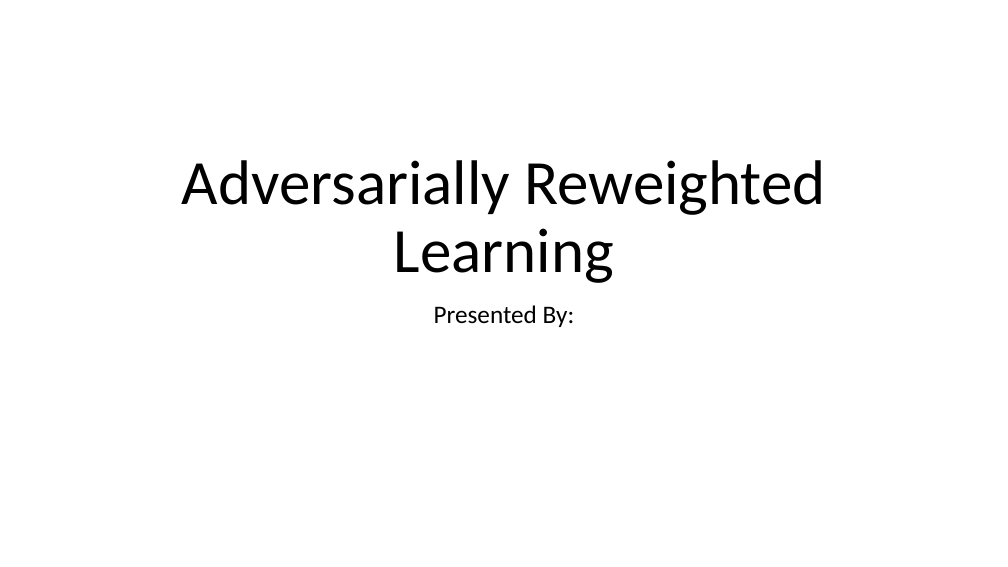
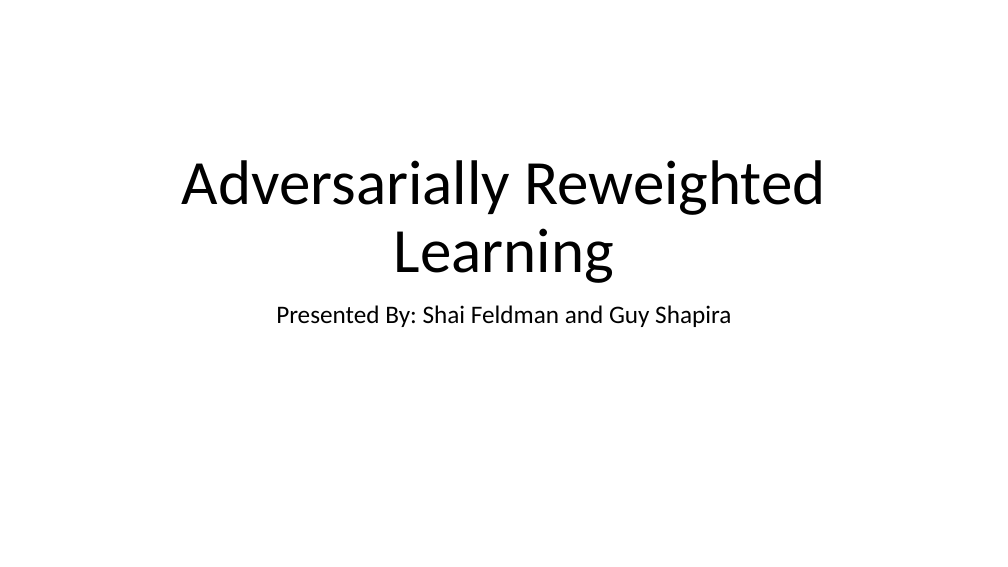
Before and after one commit to Shai128/236802, a slide deck: slide 1 of 236802/ARL presentation.pptx. Drawn at 1008x567 pixels with LibreOffice and Linux fonts; fonts in the diff are those of the drawing. Boxes give left, top, right and bottom in pixels: in the first picture for what was removed or moved away, otherwise in the second. Text is boxed around its words. In the diff, an @@ line names an element or a change of style, - is before the commit and + after.

Commit message:
updated slides

```diff
--- a/236802/ARL presentation.pptx
+++ b/236802/ARL presentation.pptx
@@ subtitle at (276, 305, 731, 327): text changed @@
-Presented By:
+Presented By: Shai Feldman and Guy Shapira
```
Also in this commit, not shown: 1 other slide changed, 2 slides added, 1 slide removed.
